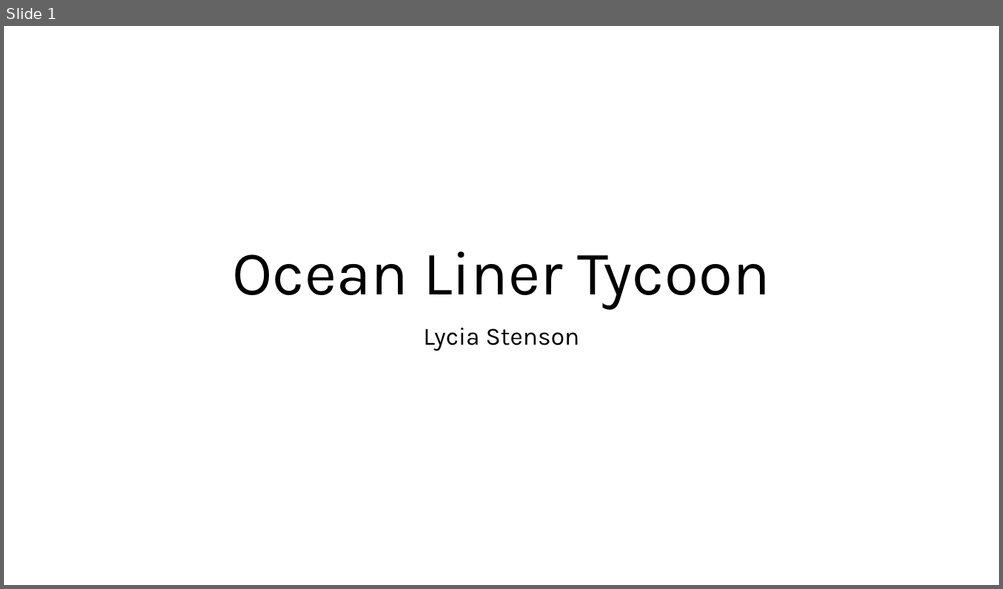
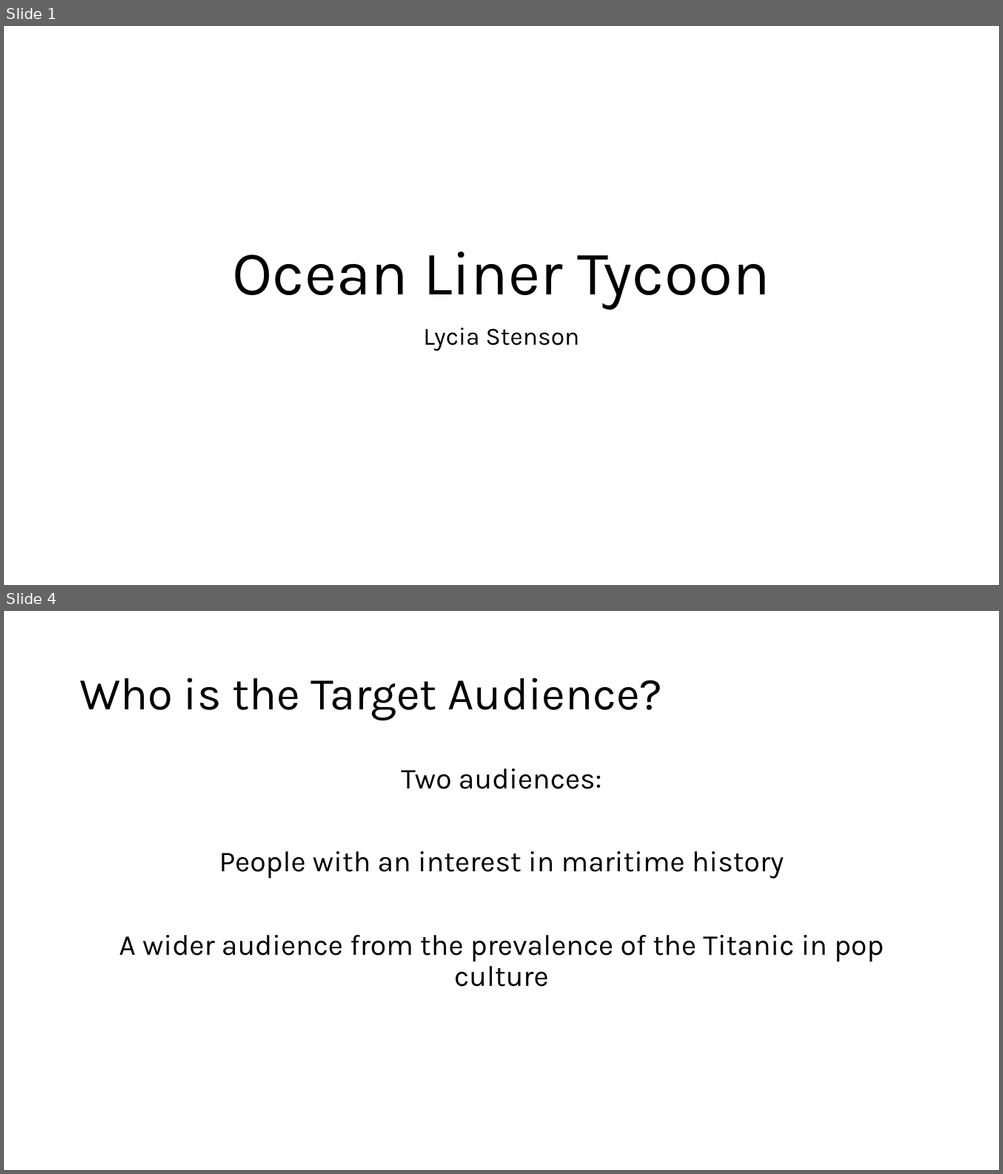
Before and after one commit to LyciaStenson/OceanLinerTycoon, a slide deck: Documents/Ocean Liner Tycoon Pitch.pptx. Shown one above the other, each under a label of ours: slide 1 before the commit, slides 1 and 4 after it; the slides between them are not shown. The pictures are 1003x589 and 1003x1174 pixels, drawn with LibreOffice and Linux fonts; fonts in the diff are those of the drawing. Boxes give left, top, right and bottom in pixels: in the first picture for what was removed or moved away, otherwise in the second. Text is boxed around its words. In the diff, an @@ line names an element or a change of style, - is before the commit and + after.

```diff
--- a/Documents/Ocean Liner Tycoon Pitch.pptx
+++ b/Documents/Ocean Liner Tycoon Pitch.pptx
@@ slide 4 added at (4,611,999,1170), background #FFFFFF @@
@@ title added at (79,678,662,721), 44 pt, text #000000 @@
+Who is the Target Audience?
@@ text added at (119,769,883,987), 28 pt, text #000000 @@
+Two audiences:
+People with an interest in maritime history
+A wider audience from the prevalence of the Titanic in pop culture
```
Also in this commit, not shown: 1 slide changed, 1 other slide added, 3 other files.
